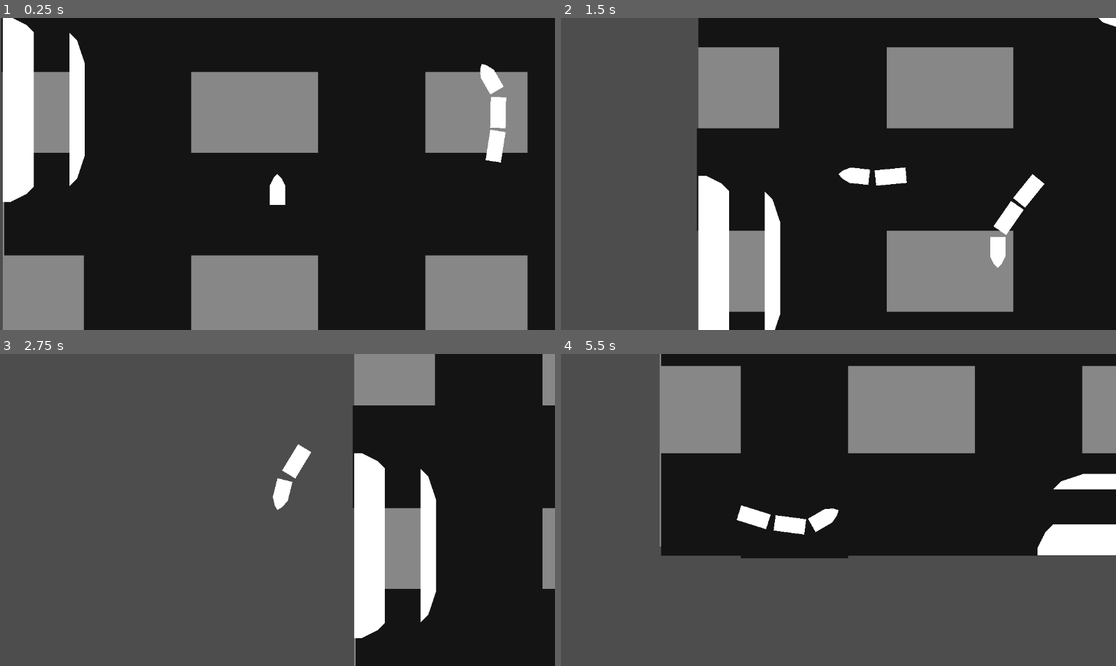
Above: before the commit, frames 1-4 (two rows, left to right).
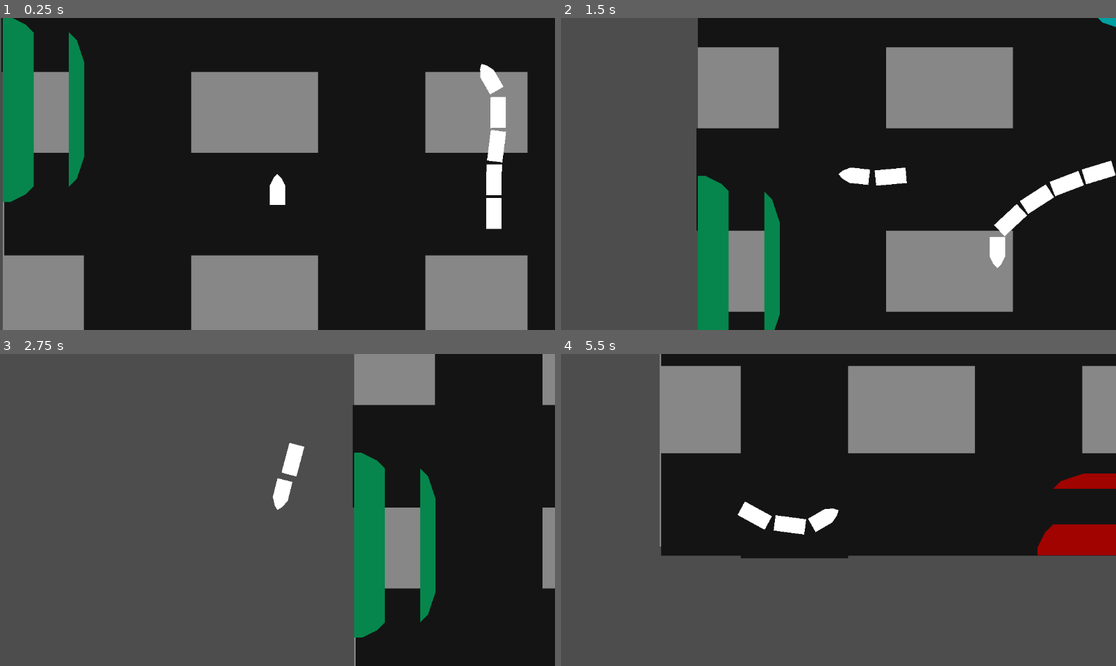
Above: after the commit, the same moments.

Repository: GodMadeEarth/Godot-Wild-Jam-59
Game: Godot game, scene res://sences/game.tscn
Same seed, same stepped clock (60 frames per second), same inputs: the game is played once before the commit and once after it.
Inputs:
- Up to frame 1 (0.25 s): no input
- Up to frame 2 (1.5 s): hold Up (ui_up) 0.53-1.28 s; hold A (Move_L) 0.53-1.28 s; hold Down (ui_down) from 1.28 s (still down); tap D (Move_R) at 1.35 s
- Up to frame 3 (2.75 s): release Down (ui_down) at 2.03 s; hold Up (ui_up) from 2.03 s (still down); hold A (Move_L) from 2.03 s (still down)
- Up to frame 4 (5.5 s): release A (Move_L) at 2.78 s; tap D (Move_R) at 2.85, 4.35 s; release Up (ui_up) at 3.53 s; hold A (Move_L) 3.53-4.28 s; hold Down (ui_down) from 3.53 s (still down); hold A (Move_L) from 5.03 s (still down)

The runs differ from the first frame. In frame 1, 5.0% of the frame differs, in the area x 0-92%, y 0-68%; in frame 2, 5.4%, in the area x 24-100%, y 0-100%; in frame 3, 4.6%; in frame 4, 1.9%.

Commit message:
Added Passenger Pickup

Diff:
--- /dev/null
+++ b/Godot-wild-jam-59/sences/Trains/Passengers.gd
@@ -0,0 +1,27 @@
+extends Node2D
+
+
+# Called when the node enters the scene tree for the first time.
+func _ready():
+	pass # Replace with function body.
+
+
+# Called every frame. 'delta' is the elapsed time since the previous frame.
+func _process(delta):
+	pass
+
+
+func _on_area_2d_area_entered(area):
+	var stations:Array[Node] = area.get_parent().get_parent().get_children()
+	stations.erase(area.get_parent())
+
+	if area.get_parent() is RigidBody2D:
+		pass
+
+	for passenger in get_children():
+		if not passenger.visible:
+			passenger.visible = true
+			passenger.modulate = stations.pick_random().modulate
+
+		if passenger.modulate == area.get_parent().modulate:
+			passenger.visible = false
--- a/Godot-wild-jam-59/sences/Trains/enemies/Enemy Train.gd
+++ b/Godot-wild-jam-59/sences/Trains/enemies/Enemy Train.gd
@@ -1,9 +1,9 @@
 extends Node2D
-@onready var train_head:Train_Head = $"Train head"
+@onready var train_head = $"Train head"
 
 # Called when the node enters the scene tree for the first time.
 func _ready():
-	for i in range(2):
+	for i in range(4):
 		train_head.add_cart()
 	pass # Replace with function body.
 
--- a/Godot-wild-jam-59/sences/Trains/train_cart.tscn
+++ b/Godot-wild-jam-59/sences/Trains/train_cart.tscn
@@ -1,19 +1,68 @@
-[gd_scene format=3 uid="uid://b6qeuugvibvgr"]
+[gd_scene load_steps=4 format=3 uid="uid://b6qeuugvibvgr"]
+
+[ext_resource type="Script" path="res://sences/Trains/Passengers.gd" id="1_fmbwp"]
+
+[sub_resource type="PhysicsMaterial" id="PhysicsMaterial_38t3f"]
+rough = true
+absorbent = true
+
+[sub_resource type="RectangleShape2D" id="RectangleShape2D_jf3xm"]
+size = Vector2(16, 48)
 
 [node name="Train Car" type="RigidBody2D"]
 center_of_mass_mode = 1
+physics_material_override = SubResource("PhysicsMaterial_38t3f")
 gravity_scale = 0.0
-linear_damp = 10.0
+linear_damp = 5.0
 metadata/_edit_group_ = true
 
 [node name="Polygon2D" type="Polygon2D" parent="."]
-position = Vector2(-8, -16)
-polygon = PackedVector2Array(-8, -16, -8, 48, 24, 48, 24, -16)
+position = Vector2(-6.4, -15.2)
+polygon = PackedVector2Array(-9.6, -16.8, -9.6, 47.2, 22.4, 47.2, 22.4, -16.8)
 
 [node name="CollisionPolygon2D" type="CollisionPolygon2D" parent="."]
-position = Vector2(-8, -16)
-polygon = PackedVector2Array(-8, -16, -8, 48, 24, 48, 24, -16)
+position = Vector2(-6.4, -15.2)
+polygon = PackedVector2Array(-9.6, -16.8, -9.6, 44.2, 6.3092, 47.2, 22.4, 44.2, 22.4, -16.8)
 
 [node name="PinJoint2D" type="PinJoint2D" parent="."]
 position = Vector2(0, 40)
 node_a = NodePath("..")
+
+[node name="Area2D" type="Area2D" parent="."]
+
+[node name="CollisionShape2D" type="CollisionShape2D" parent="Area2D"]
+shape = SubResource("RectangleShape2D_jf3xm")
+
+[node name="Passengers" type="Node2D" parent="."]
+script = ExtResource("1_fmbwp")
+
+[node name="Polygon2D2" type="Polygon2D" parent="Passengers"]
+visible = false
+polygon = PackedVector2Array(-16, -5, -12, -4, -11, 0, -12, 4, -16, 5, -20, 4, -21, 0, -20, -4)
+
+[node name="Polygon2D3" type="Polygon2D" parent="Passengers"]
+visible = false
+position = Vector2(32, 0)
+polygon = PackedVector2Array(-16, -5, -12, -4, -11, 0, -12, 4, -16, 5, -20, 4, -21, 0, -20, -4)
+
+[node name="Polygon2D4" type="Polygon2D" parent="Passengers"]
+visible = false
+position = Vector2(32, 16)
+polygon = PackedVector2Array(-16, -5, -12, -4, -11, 0, -12, 4, -16, 5, -20, 4, -21, 0, -20, -4)
+
+[node name="Polygon2D5" type="Polygon2D" parent="Passengers"]
+visible = false
+position = Vector2(0, 16)
+polygon = PackedVector2Array(-16, -5, -12, -4, -11, 0, -12, 4, -16, 5, -20, 4, -21, 0, -20, -4)
+
+[node name="Polygon2D6" type="Polygon2D" parent="Passengers"]
+visible = false
+position = Vector2(0, -16)
+polygon = PackedVector2Array(-16, -5, -12, -4, -11, 0, -12, 4, -16, 5, -20, 4, -21, 0, -20, -4)
+
+[node name="Polygon2D7" type="Polygon2D" parent="Passengers"]
+visible = false
+position = Vector2(32, -16)
+polygon = PackedVector2Array(-16, -5, -12, -4, -11, 0, -12, 4, -16, 5, -20, 4, -21, 0, -20, -4)
+
+[connection signal="area_entered" from="Area2D" to="Passengers" method="_on_area_2d_area_entered"]
--- a/Godot-wild-jam-59/sences/game.tscn
+++ b/Godot-wild-jam-59/sences/game.tscn
@@ -68,20 +68,26 @@
 [node name="Player Train" parent="." instance=ExtResource("1_f5mae")]
 position = Vector2(570, 910)
 
-[node name="Train Station" parent="." instance=ExtResource("2_k1mfv")]
+[node name="Enemy Train" parent="." instance=ExtResource("3_1icv6")]
+position = Vector2(1019, 677)
+
+[node name="Stations" type="Node2D" parent="."]
+
+[node name="Train Station" parent="Stations" instance=ExtResource("2_k1mfv")]
+modulate = Color(0.631373, 0.0117647, 0, 1)
 position = Vector2(1168, 1368)
 rotation = 3.14159
 
-[node name="Train Station2" parent="." instance=ExtResource("2_k1mfv")]
+[node name="Train Station2" parent="Stations" instance=ExtResource("2_k1mfv")]
+modulate = Color(0, 0.623529, 0.635294, 1)
 position = Vector2(792, 8)
 
-[node name="Train Station3" parent="." instance=ExtResource("2_k1mfv")]
+[node name="Train Station3" parent="Stations" instance=ExtResource("2_k1mfv")]
+modulate = Color(0.0235294, 0.52549, 0.298039, 1)
 position = Vector2(0, 864)
 rotation = -1.5708
 
-[node name="Train Station4" parent="." instance=ExtResource("2_k1mfv")]
+[node name="Train Station4" parent="Stations" instance=ExtResource("2_k1mfv")]
+modulate = Color(0.654902, 0.619608, 0, 1)
 position = Vector2(2000, 488)
 rotation = 1.5708
-
-[node name="Enemy Train" parent="." instance=ExtResource("3_1icv6")]
-position = Vector2(1019, 677)
Not shown: 1 places in Godot-wild-jam-59/sences/Trains/Player/train.tscn that only renumber resources
Not shown: 1 places in Godot-wild-jam-59/sences/Trains/base_train_head.tscn that only renumber resources
Not shown: 1 places in Godot-wild-jam-59/sences/Trains/enemies/Enemy Train.tscn that only renumber resources
Not shown: 1 places in Godot-wild-jam-59/sences/game.tscn that only renumber resources
Not shown: 1 places in Godot-wild-jam-59/sences/train_station.tscn that only renumber resources
